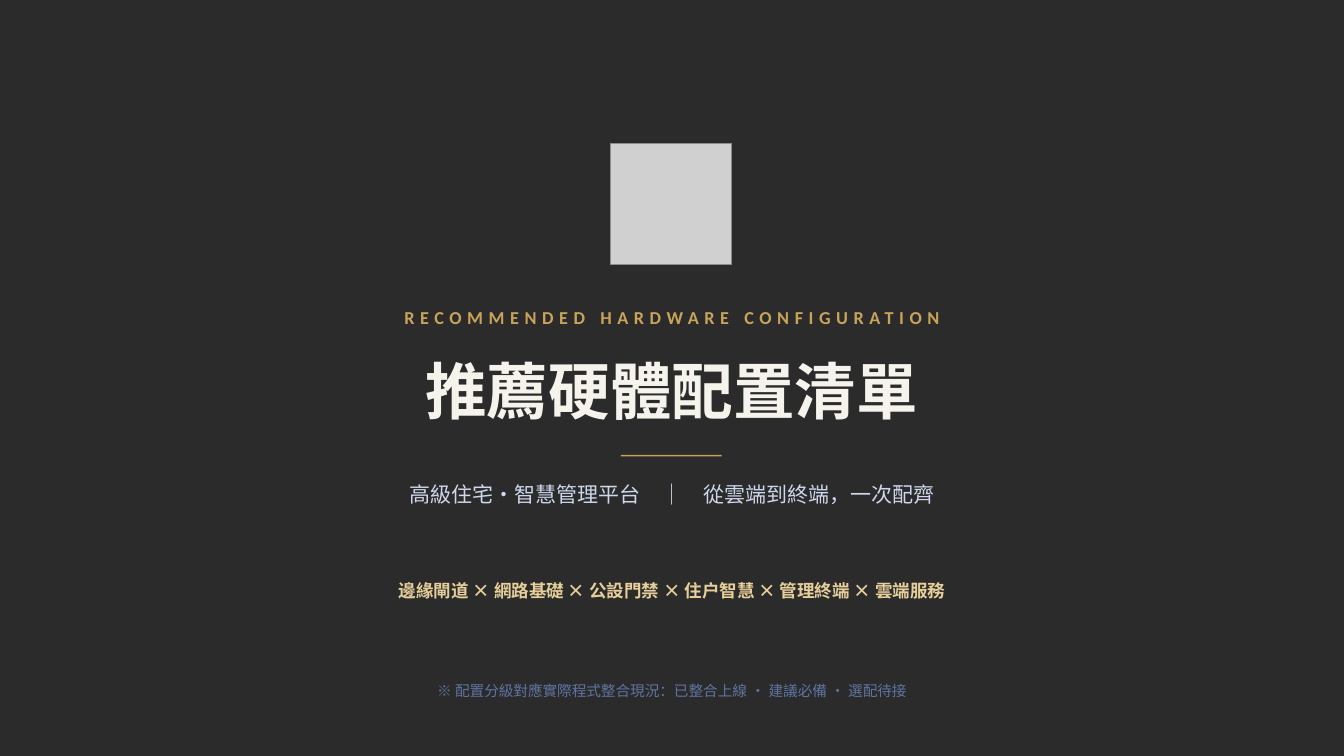
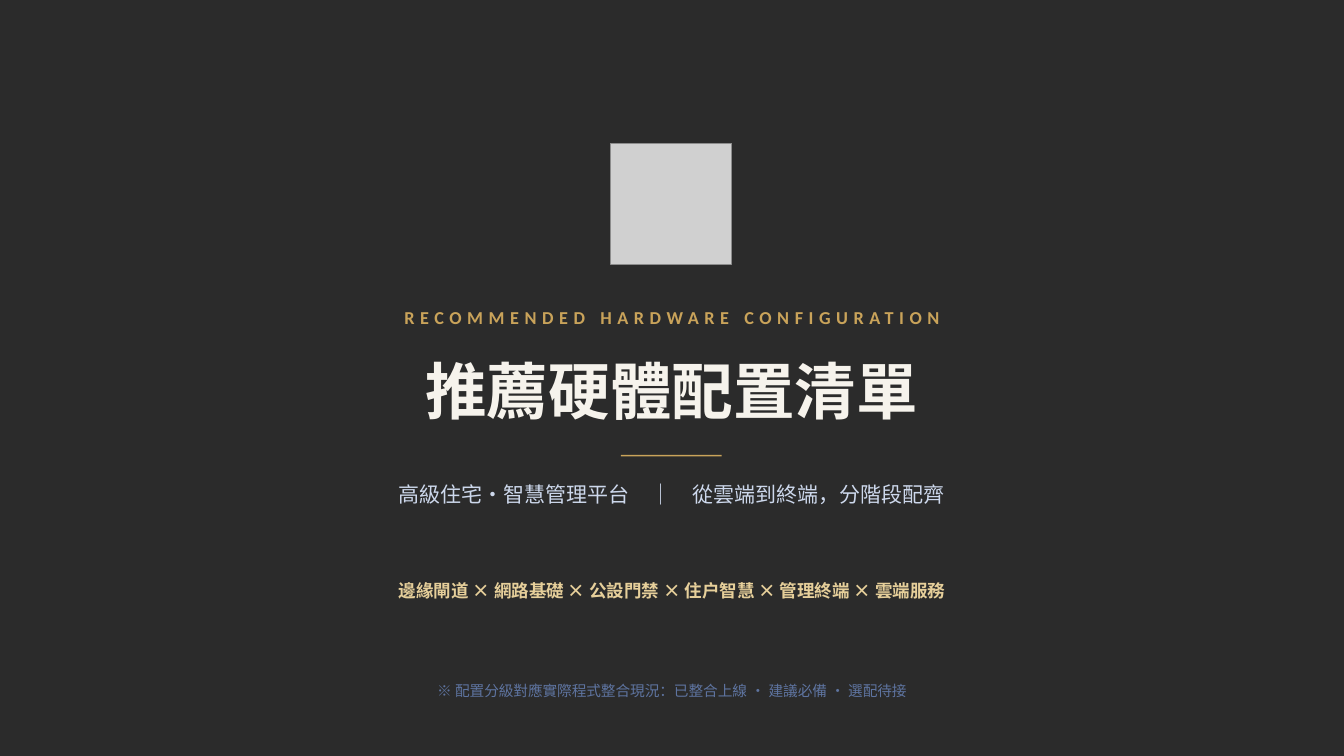
Before and after one commit to DONG-WEI-YANG/mai-touch-line-demo, a slide deck: slide 1 of docs/slides/推薦硬體配置清單.pptx. Drawn at 1344x756 pixels with LibreOffice and Linux fonts; fonts in the diff are those of the drawing; grey boxes stand for pictures; background and template pictures are left out; a plain dark background stands for a picture behind light text. Boxes give left, top, right and bottom in pixels: in the first picture for what was removed or moved away, otherwise in the second. Text is boxed around its words. In the diff, an @@ line names an element or a change of style, - is before the commit and + after.

```diff
--- a/docs/slides/推薦硬體配置清單.pptx
+++ b/docs/slides/推薦硬體配置清單.pptx
@@ text at (399,484,945,504): text changed @@
-高級住宅・智慧管理平台 ｜ 從雲端到終端，一次配齊
+高級住宅・智慧管理平台 ｜ 從雲端到終端，分階段配齊
```
Also in this commit, not shown: 1 slide added, 1 slide removed, 4 other files.
